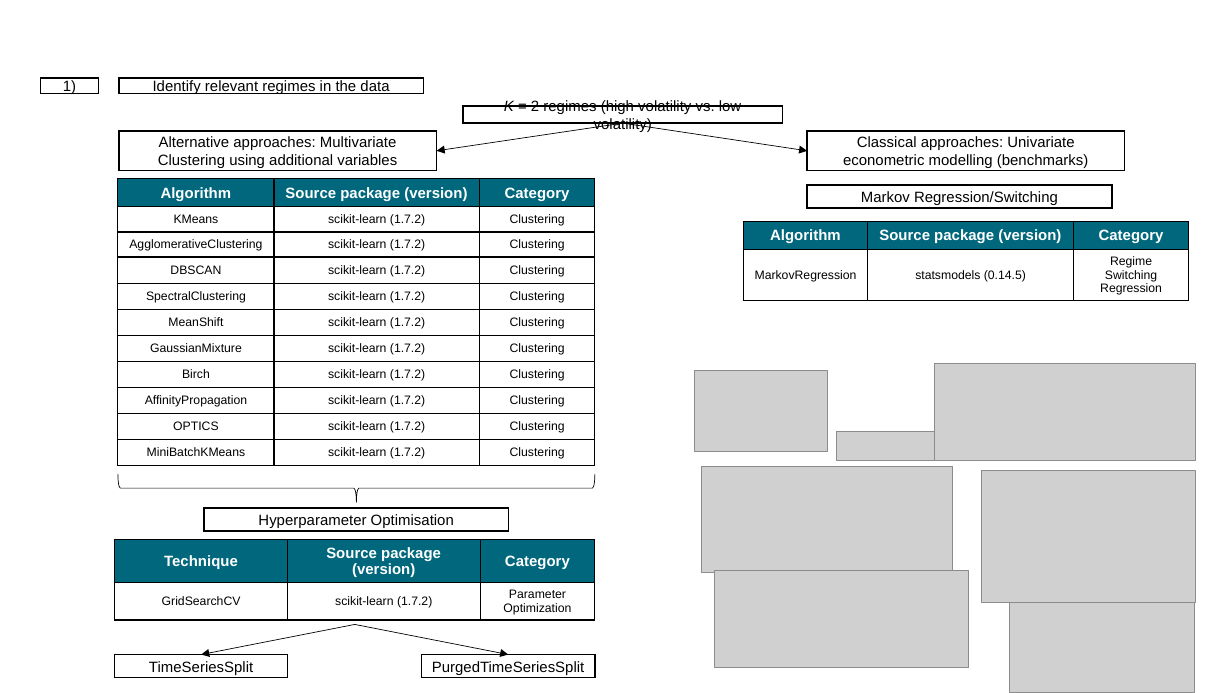
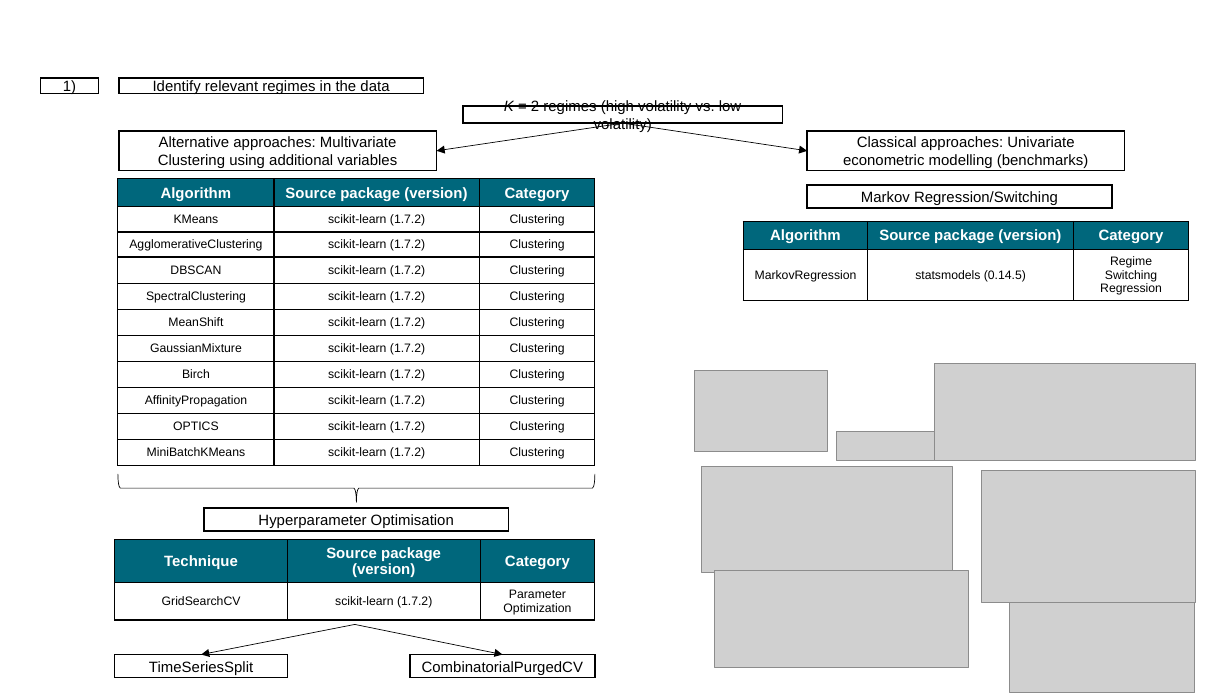
Before and after one commit to RobertHennings/Seminar, a slide deck: slide 11 of reports/presentation_pptx_version/PPTX_WiSo_Template.pptx. Drawn at 1232x693 pixels with LibreOffice and Linux fonts; fonts in the diff are those of the drawing; grey boxes stand for pictures; background and template pictures are left out. Boxes give left, top, right and bottom in pixels: in the first picture for what was removed or moved away, otherwise in the second. Text is boxed around its words. In the diff, an @@ line names an element or a change of style, - is before the commit and + after.

```diff
--- a/reports/presentation_pptx_version/PPTX_WiSo_Template.pptx
+++ b/reports/presentation_pptx_version/PPTX_WiSo_Template.pptx
@@ arrow moved from (355, 625) - (508, 654) to (355, 625) - (503, 654) @@
@@ rectangle "CombinatorialPurgedCV" resized from (x1=421, y1=654, x2=594, y2=678) to (x1=410, y1=654, x2=594, y2=678) @@
@@ text in rectangle at (x1=422, y1=661, x2=583, y2=675): text changed @@
-PurgedTimeSeriesSplit
+CombinatorialPurgedCV
```
Also in this commit, not shown: 2 other slides changed, 3 other files.
